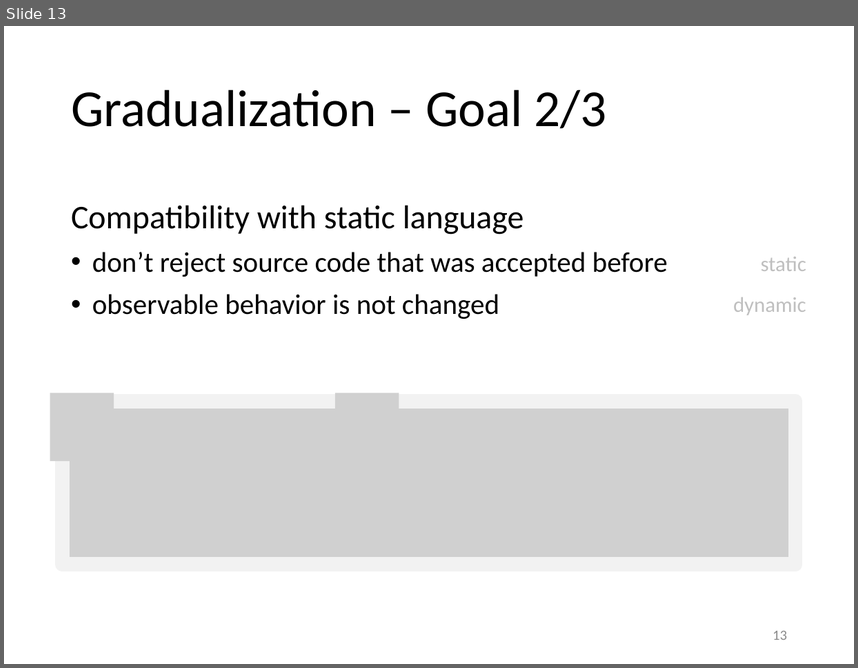
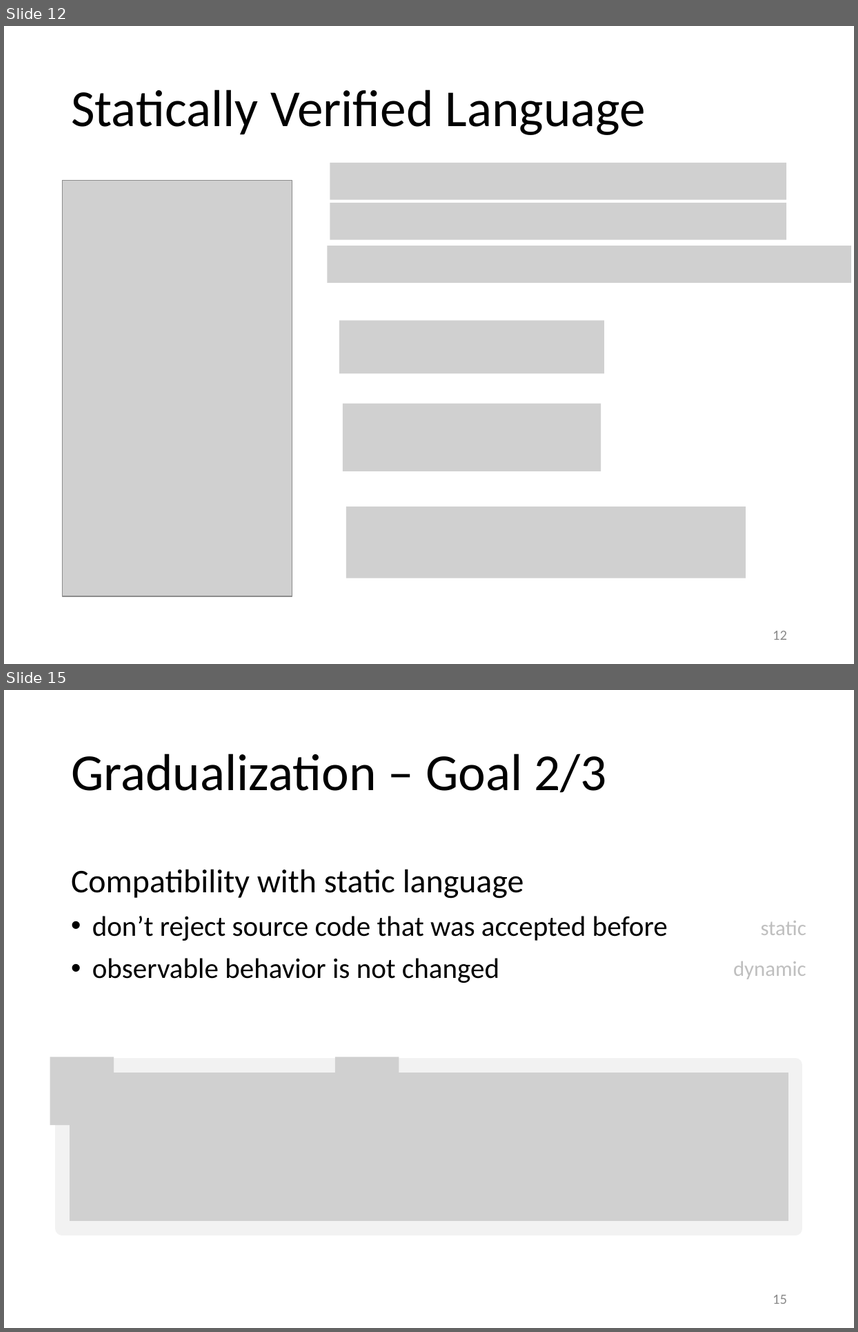
Before and after one commit to olydis/GradVerThesis, a slide deck: presentation/PLunch.pptx. Shown one above the other, each under a label of ours: slide 13 before the commit, slides 12 and 15 after it; the slides between them are not shown. The pictures are 858x668 and 858x1332 pixels, drawn with LibreOffice and Linux fonts; fonts in the diff are those of the drawing; grey boxes stand for pictures. Boxes give left, top, right and bottom in pixels: in the first picture for what was removed or moved away, otherwise in the second. Text is boxed around its words. In the diff, an @@ line names an element or a change of style, - is before the commit and + after.

```diff
--- a/presentation/PLunch.pptx
+++ b/presentation/PLunch.pptx
@@ slide 12 added at (4,26,854,664), background #FFFFFF @@
@@ title added at (71,89,646,135), 44 pt, text #000000 @@
+Statically Verified Language
@@ picture added at (330,163,786,201) @@
@@ picture added at (63,181,292,597) @@
@@ picture added at (330,203,786,240) @@
@@ picture added at (327,245,851,283) @@
@@ picture added at (339,320,604,374) @@
@@ picture added at (342,403,601,472) @@
@@ picture added at (346,506,745,578) @@
@@ page number added at (773,630,787,639), 12 pt, text #8C8C8C @@
+12
@@ what was slide 13 is now slide 15 @@
@@ page number at (773,1294,787,1303): text changed @@
-13
+15
```
Also in this commit, not shown: 6 slides changed, 4 other slides added.
